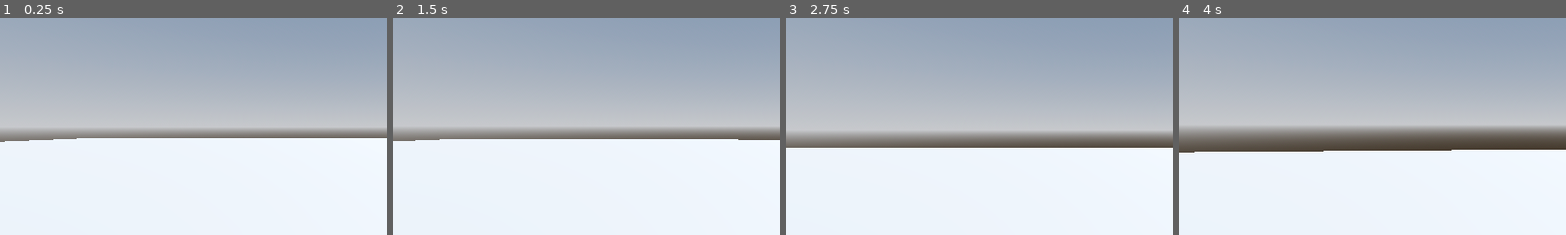
Above: before the commit, frames 1-4 (left to right).
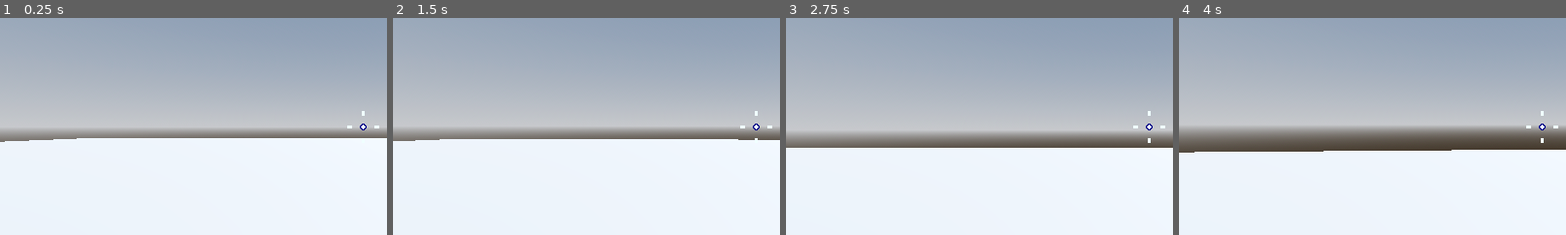
Above: after the commit, the same moments.

Repository: huangwei4478/godot-3d-exercises
Game: Godot game, scene res://Levels/Sandbox.tscn
Same seed, same stepped clock (60 frames per second), same inputs: the game is played once before the commit and once after it.
Inputs (mouse positions are % of the whole screen's width and height, from its top left):
- Up to frame 1 (0.25 s): no input
- Up to frame 2 (1.5 s): tap Enter at 0.5 s; move the mouse to (55, 50) at 0.52 s; hold W (move_forward) from 0.53 s (still down); tap Space at 1.25 s; move the mouse to (45, 50) at 1.27 s
- Up to frame 3 (2.75 s): keep holding W (move_forward); tap Enter at 2 s; move the mouse to (52, 48) at 2.02 s
- Up to frame 4 (4 s): keep holding W (move_forward); tap Space at 2.75 s; move the mouse to (49, 52) at 2.77 s; tap Enter at 3.5 s; move the mouse to (57, 51) at 3.52 s
The pictures show only the part of the screen within x 3-53%, y 25-75%; the shares and areas given below are measured in that part.

The runs differ from the first frame. In frame 1, less than 0.1% of the frame differs, in the area x 89-98%, y 42-52%; in frame 2, 0.1%; in frame 3, 0.1%, in the area x 89-98%, y 42-58%; in frame 4, 0.1%.

Commit message:
[add] Custom Crosshair as Recicle

Diff:
--- /dev/null
+++ b/RoboRampage/Player/Crosshair.gd
@@ -0,0 +1,34 @@
+@tool
+extends Control
+
+func _draw():
+	draw_circle(Vector2.ZERO, 5.0, Color.DARK_BLUE)
+	draw_circle(Vector2.ZERO, 3.0, Color.AZURE)
+
+	draw_line(
+		Vector2(16, 0),
+		Vector2(24, 0),
+		Color.AZURE,
+		3
+	)
+
+	draw_line(
+		Vector2(-16, 0),
+		Vector2(-24, 0),
+		Color.AZURE,
+		3
+	)
+
+	draw_line(
+		Vector2(0, 16),
+		Vector2(0, 24),
+		Color.AZURE,
+		3
+	)
+
+	draw_line(
+		Vector2(0, -16),
+		Vector2(0, -24),
+		Color.AZURE,
+		3
+	)
--- a/RoboRampage/Player/player.tscn
+++ b/RoboRampage/Player/player.tscn
@@ -1,7 +1,8 @@
-[gd_scene load_steps=5 format=3 uid="uid://bjbt8xxva0xgb"]
+[gd_scene load_steps=6 format=3 uid="uid://bjbt8xxva0xgb"]
 
 [ext_resource type="Script" path="res://Player/player.gd" id="1_13vv7"]
 [ext_resource type="Script" path="res://Player/SmoothCamera.gd" id="2_sh75j"]
+[ext_resource type="Script" path="res://Player/Crosshair.gd" id="3_r0a4r"]
 
 [sub_resource type="CapsuleMesh" id="CapsuleMesh_f468h"]
 
@@ -22,3 +23,14 @@
 [node name="SmoothCamera" type="Camera3D" parent="CameraPivot"]
 top_level = true
 script = ExtResource("2_sh75j")
+
+[node name="CenterContainer" type="CenterContainer" parent="."]
+anchors_preset = 15
+anchor_right = 1.0
+anchor_bottom = 1.0
+grow_horizontal = 2
+grow_vertical = 2
+
+[node name="Crosshair" type="Control" parent="CenterContainer"]
+layout_mode = 2
+script = ExtResource("3_r0a4r")
